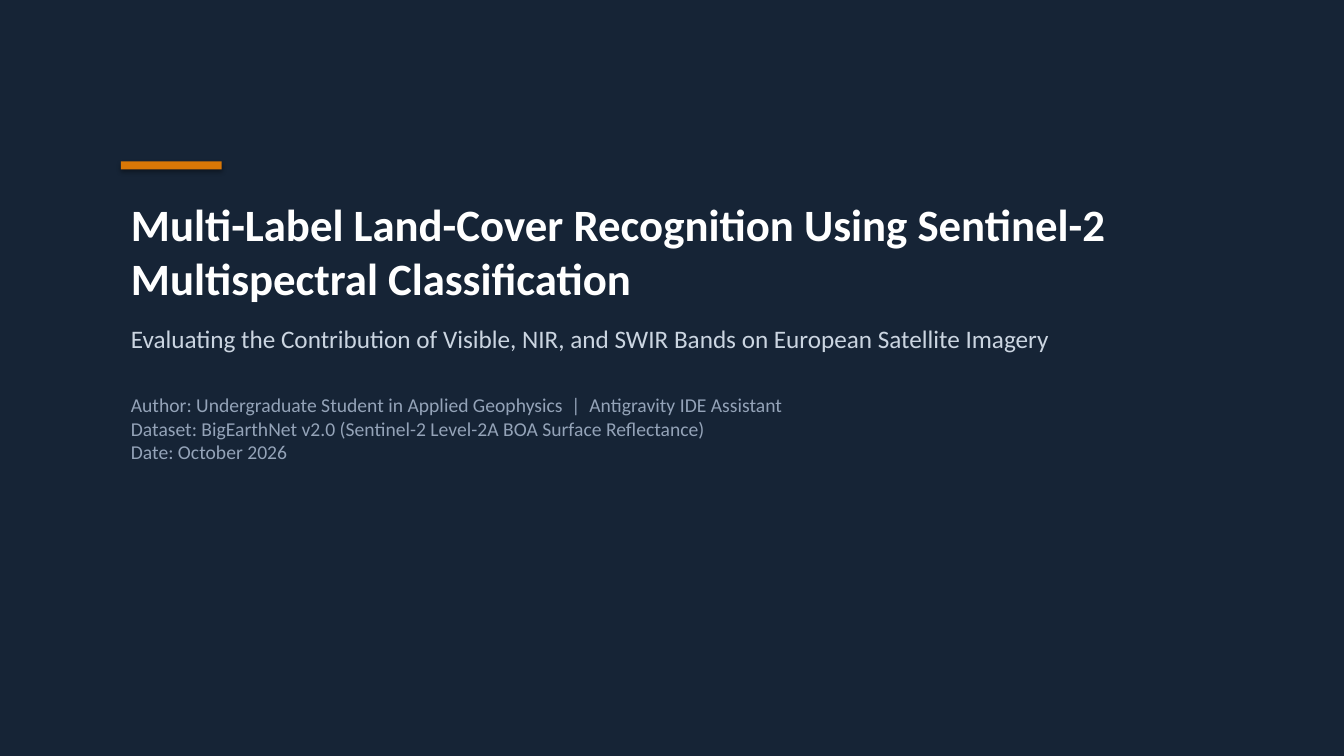
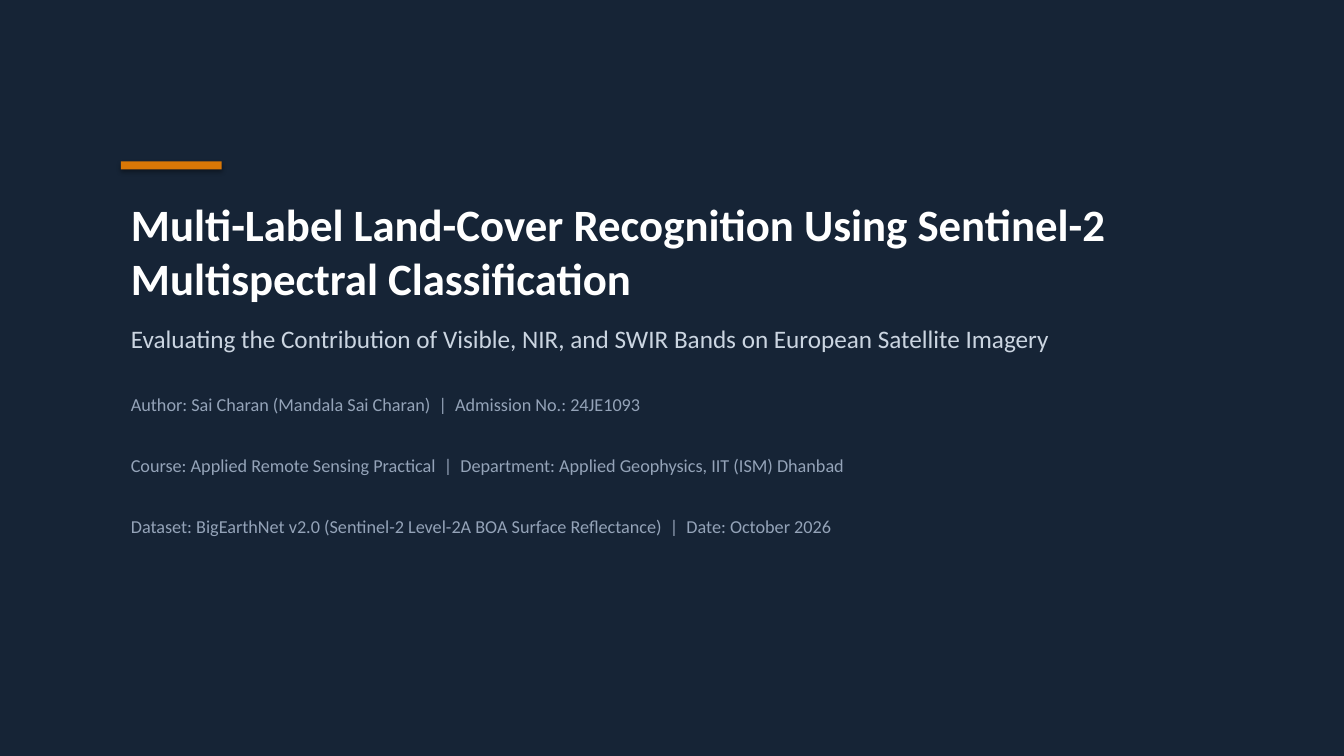
Before and after one commit to mandalasaicharan330-web/Remote-Sensing, a slide deck: slide 1 of presentation/final_project_presentation.pptx. Drawn at 1344x756 pixels with LibreOffice and Linux fonts; fonts in the diff are those of the drawing. Boxes give left, top, right and bottom in pixels: in the first picture for what was removed or moved away, otherwise in the second. Text is boxed around its words. In the diff, an @@ line names an element or a change of style, - is before the commit and + after.

```diff
--- a/presentation/final_project_presentation.pptx
+++ b/presentation/final_project_presentation.pptx
@@ text at <box>131,398,844,536</box>: text changed; size 14 to 13 pt @@
-Author: Undergraduate Student in Applied Geophysics | Antigravity IDE Assistant
-Dataset: BigEarthNet v2.0 (Sentinel-2 Level-2A BOA Surface Reflectance)
-Date: October 2026
+Author: Sai Charan (Mandala Sai Charan) | Admission No.: 24JE1093
+Course: Applied Remote Sensing Practical | Department: Applied Geophysics, IIT (ISM) Dhanbad
+Dataset: BigEarthNet v2.0 (Sentinel-2 Level-2A BOA Surface Reflectance) | Date: October 2026
```
Also in this commit, not shown: 3 other slides changed, 21 other files.
